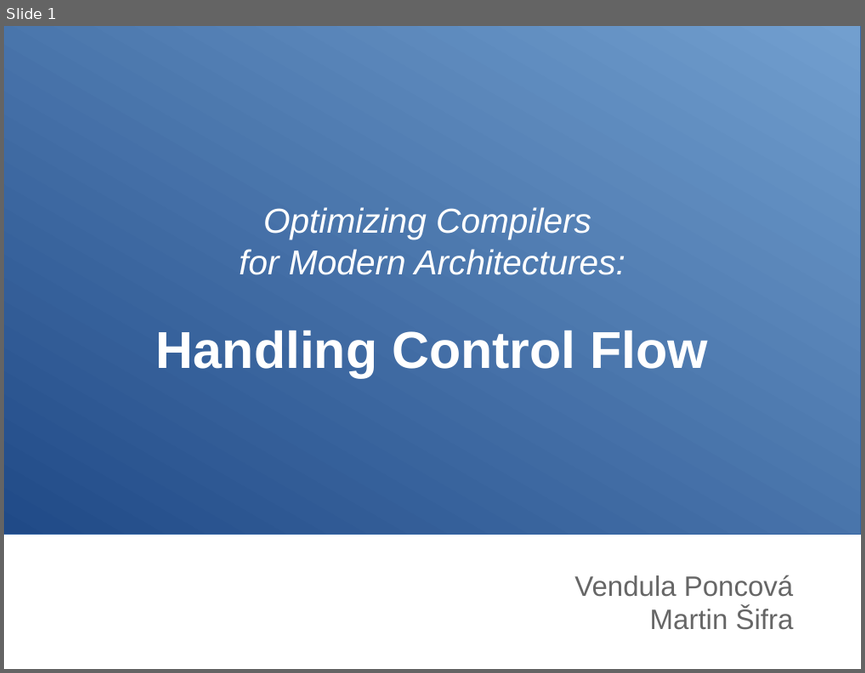
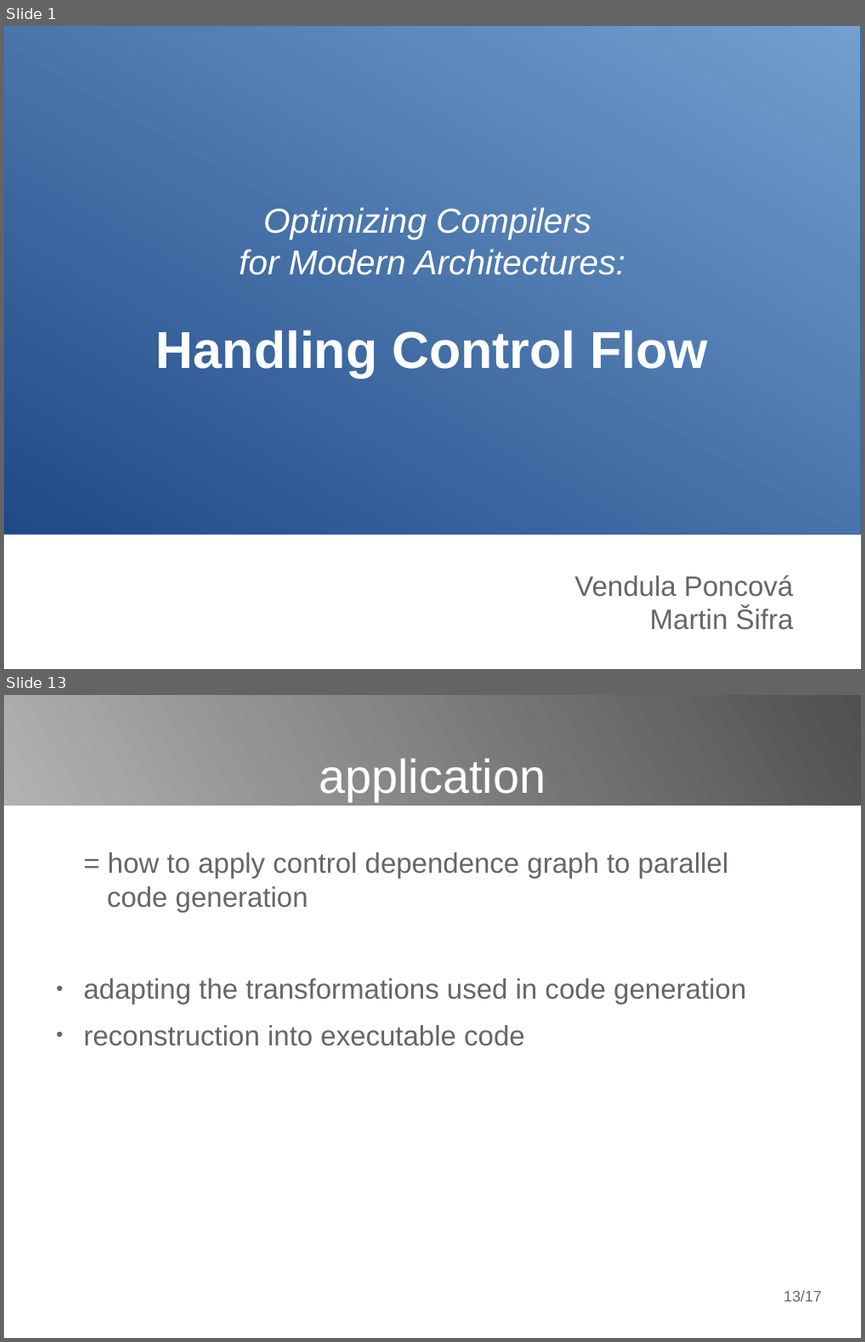
Before and after one commit to poncovka/vype-compiler, a slide deck: presentation/presentation.odp. Shown one above the other, each under a label of ours: slide 1 before the commit, slides 1 and 13 after it; the slides between them are not shown. The pictures are 865x673 and 865x1342 pixels, drawn with LibreOffice and Linux fonts; fonts in the diff are those of the drawing. Boxes give left, top, right and bottom in pixels: in the first picture for what was removed or moved away, otherwise in the second. Text is boxed around its words. In the diff, an @@ line names an element or a change of style, - is before the commit and + after.

```diff
--- a/presentation/presentation.odp
+++ b/presentation/presentation.odp
@@ slide 13 added at bbox=[4, 695, 861, 1338], background #FFFFFF @@
@@ rectangle added at bbox=[4, 695, 861, 805], fill gradient #4C4C4C to #B3B3B3 @@
@@ title added at bbox=[318, 758, 545, 801], 44 pt, text #FFFFFF @@
+application
@@ text added at bbox=[84, 852, 746, 1046], 26 pt, text #666666 @@
+= how to apply control dependence graph to parallel code generation
+● adapting the transformations used in code generation
+● reconstruction into executable code
@@ page number added at bbox=[783, 1290, 821, 1301], 14 pt, text #666666 @@
+13/17
```
Also in this commit, not shown: 4 slides changed, 11 other slides added, 8 slides removed, 1 other file.
